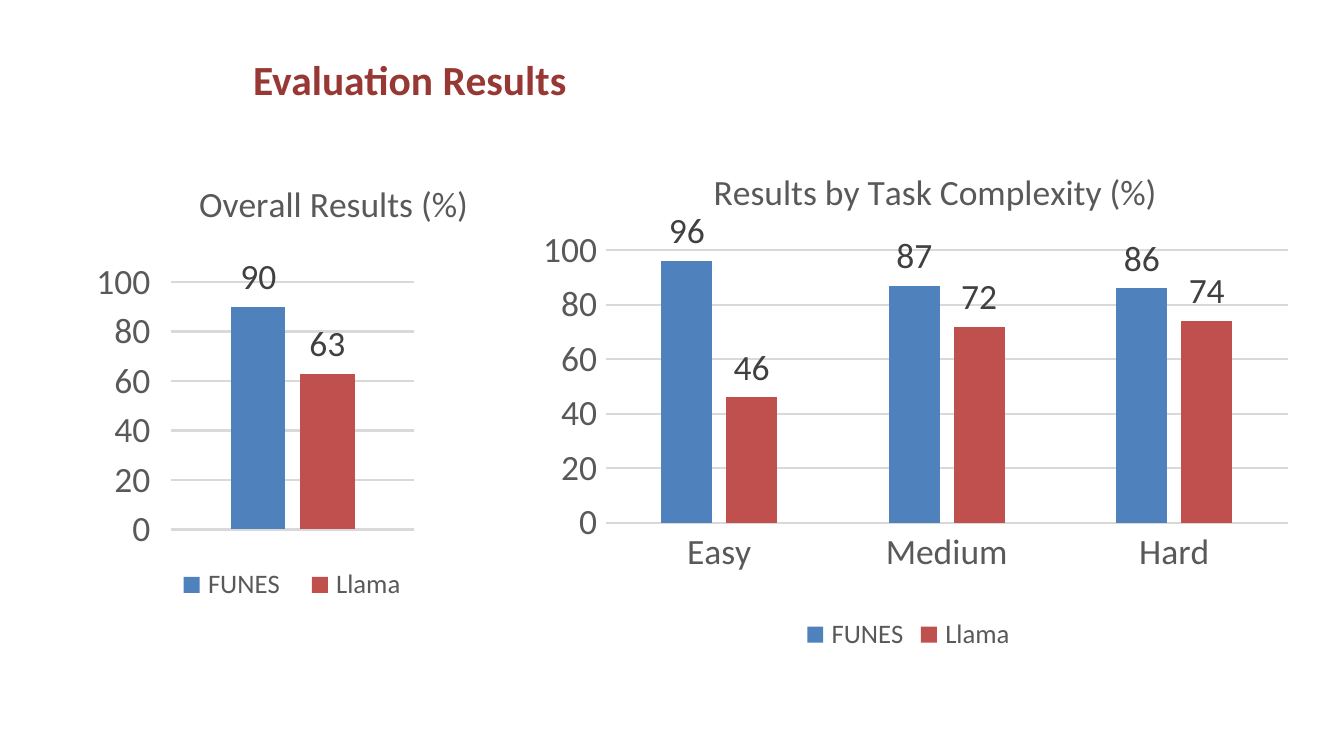
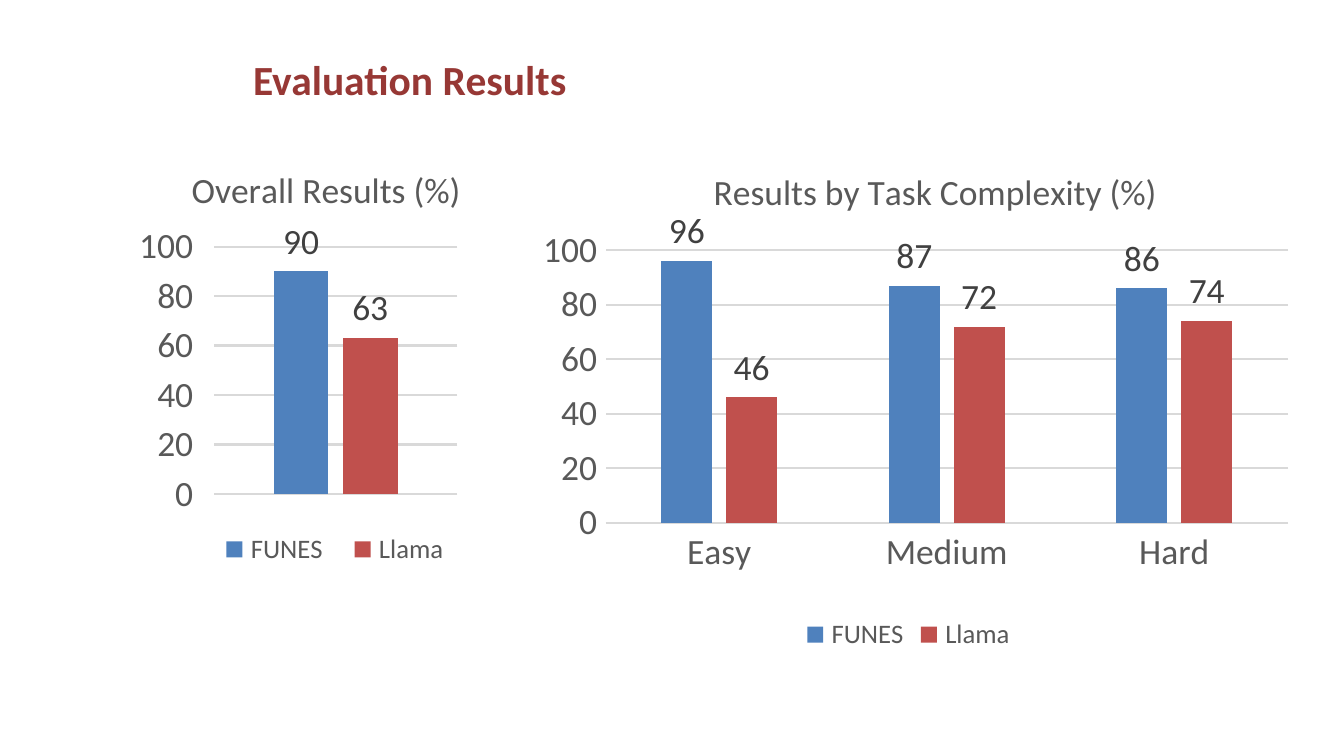
Before and after one commit to AntonLissa/AIRO-thesis, a slide deck: slide 19 of AIRO.pptx. Drawn at 1344x756 pixels with LibreOffice and Linux fonts; fonts in the diff are those of the drawing; background and template pictures are left out. Boxes give left, top, right and bottom in pixels: in the first picture for what was removed or moved away, otherwise in the second. Text is boxed around its words. In the diff, an @@ line names an element or a change of style, - is before the commit and + after.

```diff
--- a/AIRO.pptx
+++ b/AIRO.pptx
@@ column chart moved from (x1=77, y1=162, x2=488, y2=641) to (x1=119, y1=126, x2=530, y2=605) @@
```
Also in this commit, not shown: 1 other slide changed, 2 slides added, 1 slide removed.
